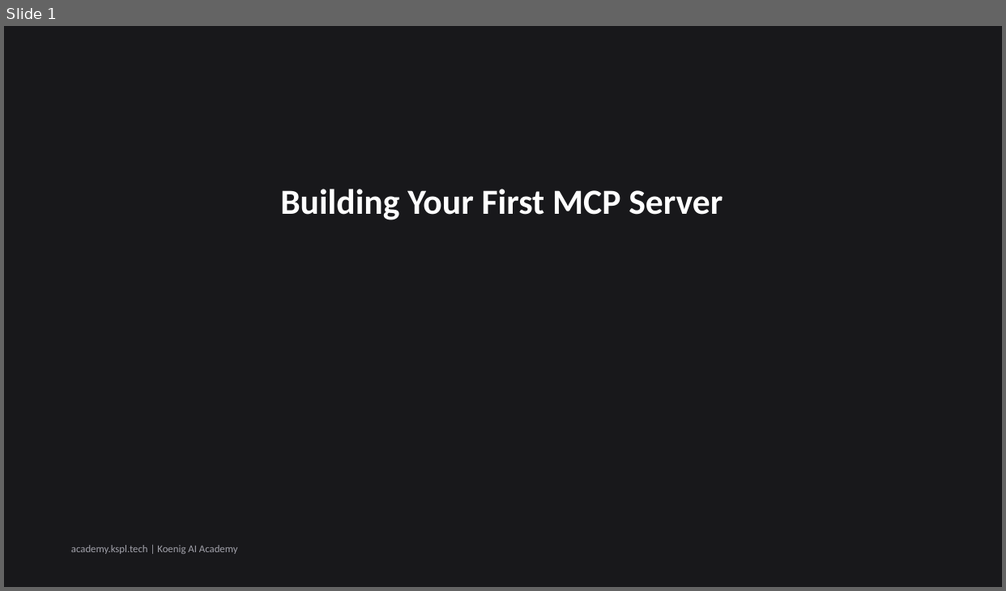
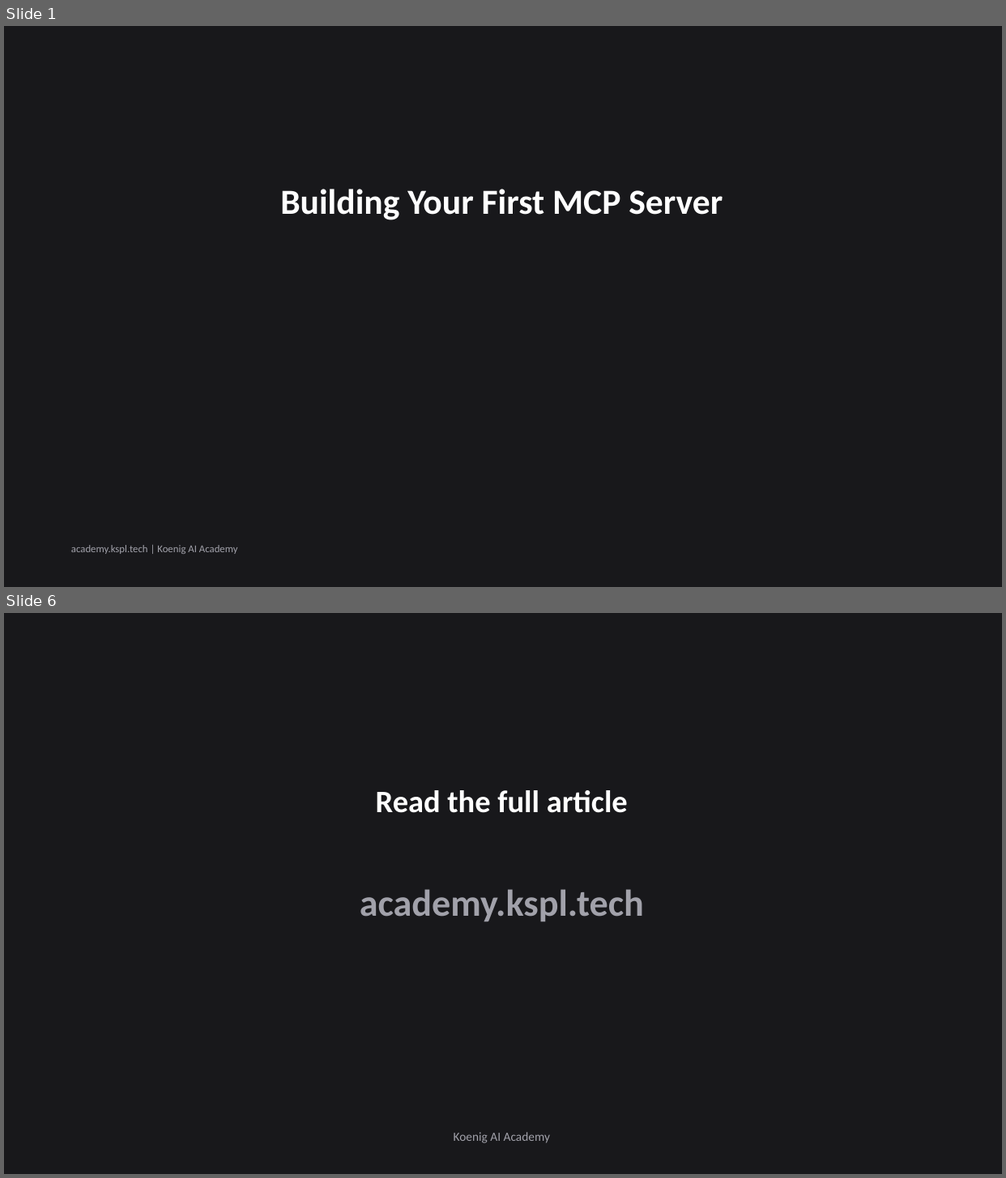
Before and after one commit to Koenig-Solutions-Private-Limited/koenig-ai-org, a slide deck: vault/courses/claude-tool-use-from-zero/ch03-slides.pptx. Shown one above the other, each under a label of ours: slide 1 before the commit, slides 1 and 6 after it; the slides between them are not shown. The pictures are 1006x591 and 1006x1178 pixels, drawn with LibreOffice and Linux fonts; fonts in the diff are those of the drawing. Boxes give left, top, right and bottom in pixels: in the first picture for what was removed or moved away, otherwise in the second. Text is boxed around its words. In the diff, an @@ line names an element or a change of style, - is before the commit and + after.

```diff
--- a/vault/courses/claude-tool-use-from-zero/ch03-slides.pptx
+++ b/vault/courses/claude-tool-use-from-zero/ch03-slides.pptx
@@ slide 6 added at <box>4,613,1002,1174</box>, background #18181B @@
@@ text added at <box>376,790,628,813</box>, 30 pt, text #FFFFFF, bold @@
+Read the full article
@@ text added at <box>360,889,644,922</box>, 36 pt, text #A1A1AA, bold @@
+academy.kspl.tech
@@ text added at <box>454,1132,550,1144</box>, 12 pt, text #A1A1AA @@
+Koenig AI Academy
```
Also in this commit, not shown: 1 slide changed, 3 other slides added, 5 slides removed.
